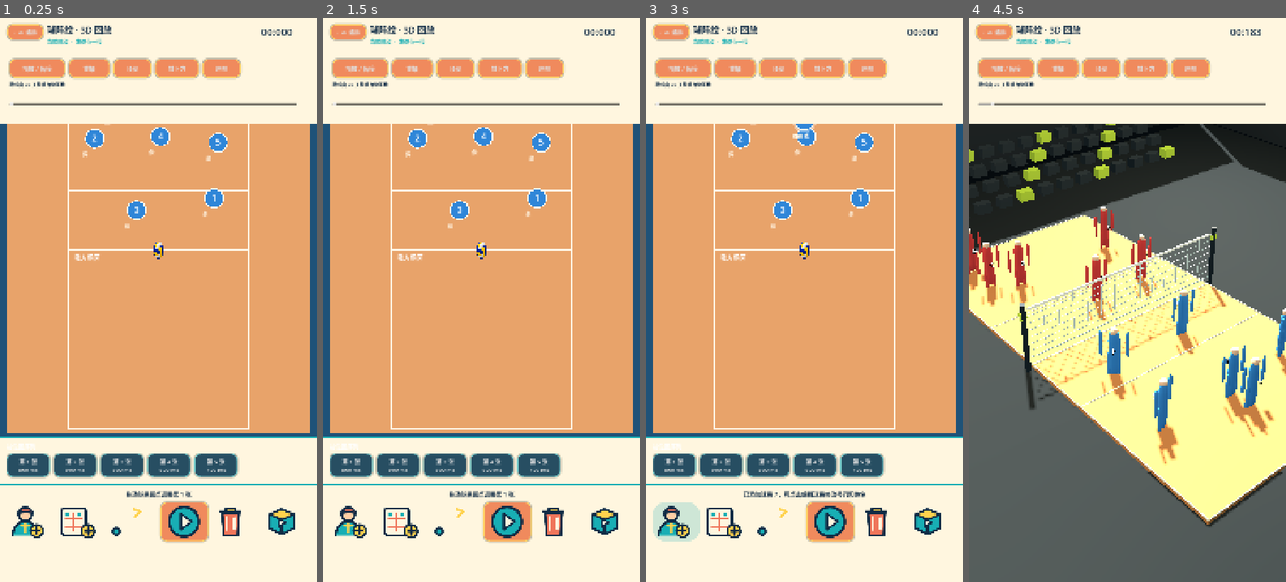
Above: before the commit, frames 1-4 (left to right).
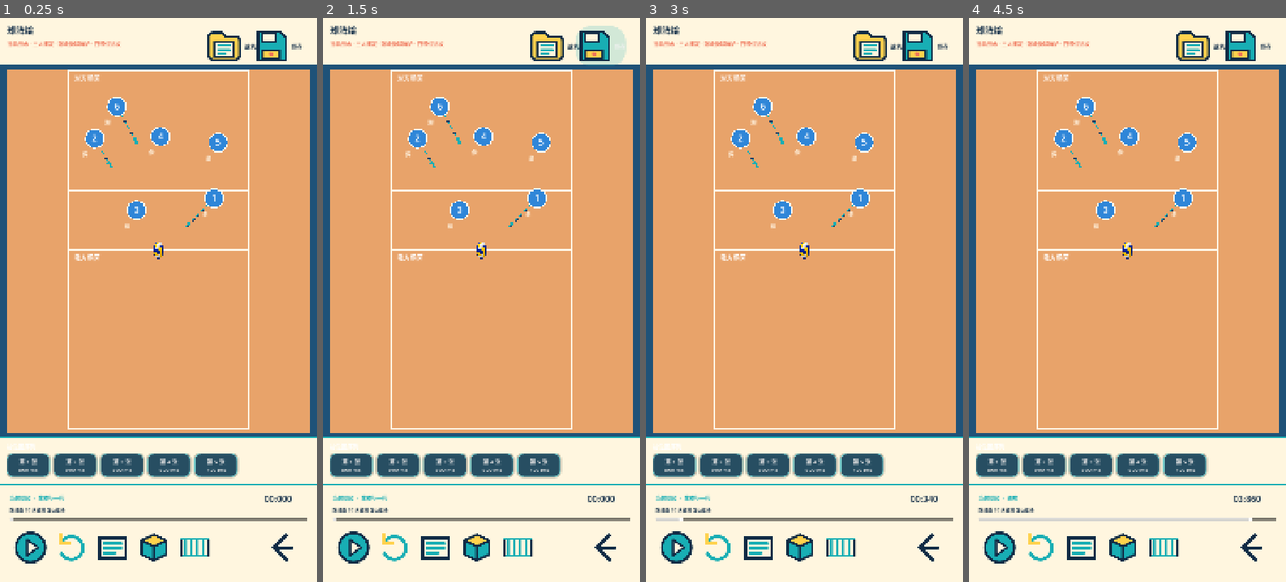
Above: after the commit, the same moments.

Repository: LieerTsuki/volleyball_coach
Game: Godot game, scene res://scenes/main.tscn
Two runs of this game, one before a commit and one after it. Both use one fixed random seed, a clock stepped at 60 frames per second and the inputs below.
Inputs (mouse positions are in pixels of both pictures, inside the frame that each line leads up to; where the layout moved, square brackets give the same spot in the first picture):
- Up to frame 1 (0.25 s): no input
- Up to frame 2 (1.5 s): click "战术库" at 0.5 s; click "保存" at 1.25 s
- Up to frame 3 (3 s): click "保存" at 2 s; click (680, 519) [677, 519] at 2.75 s
- Up to frame 4 (4.5 s): click (1102, 519) at 3.52 s; click (1251, 519) [1254, 519] at 4.25 s

The runs differ from the first frame. In frame 1, 18% of the frame differs, in the area x 0-100%, y 1-97%; in frame 2, 18%; in frame 3, 18%; in frame 4, 94%, in the area x 0-100%, y 1-100%.

Commit message:
fix: simplify tactical playback controls and auto routes

Diff:
--- /dev/null
+++ b/assets/ui/back.svg
@@ -0,0 +1 @@
+<svg xmlns="http://www.w3.org/2000/svg" viewBox="0 0 128 128"><path d="M75 22 33 64l42 42M37 64h58" fill="none" stroke="#102b45" stroke-width="12" stroke-linecap="round" stroke-linejoin="round"/></svg>
--- /dev/null
+++ b/assets/ui/camera_net.svg
@@ -0,0 +1 @@
+<svg xmlns="http://www.w3.org/2000/svg" viewBox="0 0 128 128"><path d="M18 35h92M18 93h92M31 35v58M51 35v58M71 35v58M91 35v58" stroke="#18aeb4" stroke-width="8" stroke-linecap="round"/><path d="M18 35v58M110 35v58" stroke="#102b45" stroke-width="9"/></svg>
--- /dev/null
+++ b/assets/ui/camera_oblique.svg
@@ -0,0 +1 @@
+<svg xmlns="http://www.w3.org/2000/svg" viewBox="0 0 128 128"><path d="m22 40 42-20 42 20-42 20Z" fill="#ffd24d" stroke="#102b45" stroke-width="8" stroke-linejoin="round"/><path d="M22 40v48l42 20V60ZM106 40v48L64 108V60Z" fill="#18aeb4" stroke="#102b45" stroke-width="8" stroke-linejoin="round"/></svg>
--- /dev/null
+++ b/assets/ui/camera_top.svg
@@ -0,0 +1 @@
+<svg xmlns="http://www.w3.org/2000/svg" viewBox="0 0 128 128"><path d="M19 32h90v69H19z" fill="#fff6df" stroke="#102b45" stroke-width="8"/><path d="M34 49h60M34 66h60M34 83h38" stroke="#18aeb4" stroke-width="8" stroke-linecap="round"/></svg>
--- /dev/null
+++ b/assets/ui/restart.svg
@@ -0,0 +1 @@
+<svg xmlns="http://www.w3.org/2000/svg" viewBox="0 0 128 128"><path d="M30 45a39 39 0 1 1-1 39" fill="none" stroke="#18aeb4" stroke-width="11" stroke-linecap="round"/><path d="M26 20v29h29" fill="none" stroke="#ffd24d" stroke-width="11" stroke-linecap="round" stroke-linejoin="round"/></svg>
--- a/scripts/main.gd
+++ b/scripts/main.gd
@@ -23,6 +23,7 @@
 	replay.set_tactic(tactic)
 	replay.visible = false
 	replay.editor_requested.connect(_open_editor)
+	replay.save_requested.connect(_save_tactic)
 
 func _open_replay() -> void:
 	tactic = TacticModels.ensure_frames(tactic)
--- a/scripts/presentation/tactic_editor_2d.gd
+++ b/scripts/presentation/tactic_editor_2d.gd
@@ -14,7 +14,6 @@
 var title_label: Label
 var subtitle_label: Label
 var play_button: Button
-var path_mode_button: Button
 var playing := false
 var status_message := "拖动球员圆点调整站位"
 var library_overlay: PanelContainer
@@ -52,7 +51,7 @@
 	if title_label:
 		title_label.text = "球阵绘"
 	if subtitle_label:
-		subtitle_label.text = "2D 站位编排 · " + str(tactic.get("title", "未命名战术"))
+		subtitle_label.text = "当前战术 · " + str(tactic.get("title", "未命名战术"))
 	_refresh_frame_strip()
 	_update_status("拖动球员圆点调整第 %d 张" % (selected_frame + 1))
 
@@ -75,12 +74,6 @@
 	var header_row := HBoxContainer.new()
 	header_row.add_theme_constant_override("separation", 18)
 	header.add_child(header_row)
-	var app_icon := TextureRect.new()
-	app_icon.texture = load("res://icon.svg")
-	app_icon.custom_minimum_size = Vector2(70, 70)
-	app_icon.expand_mode = TextureRect.EXPAND_IGNORE_SIZE
-	app_icon.stretch_mode = TextureRect.STRETCH_KEEP_ASPECT_CENTERED
-	header_row.add_child(app_icon)
 	var title_box := VBoxContainer.new()
 	title_box.size_flags_horizontal = Control.SIZE_EXPAND_FILL
 	header_row.add_child(title_box)
@@ -113,7 +106,6 @@
 	board.player_moved.connect(_on_player_moved)
 	board.player_selected.connect(_on_player_selected)
 	board.player_double_clicked.connect(_open_player_editor_by_id)
-	board.route_drawn.connect(_on_route_drawn)
 	board.ball_moved.connect(_on_ball_moved)
 
 	var frames_panel := PanelContainer.new()
@@ -150,14 +142,12 @@
 	status_label.add_theme_color_override("font_color", Color("102b45"))
 	toolbar_column.add_child(status_label)
 	var grid := GridContainer.new()
-	grid.columns = 6
+	grid.columns = 5
 	grid.add_theme_constant_override("h_separation", 12)
 	grid.add_theme_constant_override("v_separation", 12)
 	toolbar_column.add_child(grid)
 	grid.add_child(_icon_button("res://assets/ui/player.svg", "增加球员", _add_player))
 	grid.add_child(_icon_button("res://assets/ui/plus_frame.svg", "新增站位图", _next_frame))
-	path_mode_button = _icon_button("res://assets/ui/path.svg", "绘制跑位虚线", _toggle_path_mode)
-	grid.add_child(path_mode_button)
 	play_button = _button("播放 2D", 0, _toggle_play)
 	play_button.icon = load("res://assets/ui/play.svg")
 	play_button.text = ""
@@ -265,12 +255,12 @@
 	_update_status("已选择球员 %s，可拖动调整位置" % player_id)
 
 func _on_player_moved(player_id: String, position: Vector3) -> void:
+	var frames: Array = tactic.get("frames", [])
+	if selected_frame < frames.size():
+		var routes: Dictionary = frames[selected_frame].get("routes", {})
+		routes.erase(player_id)
 	document_changed.emit()
 	_update_status("球员 %s 位置 %.1fm / %.1fm" % [player_id, position.x, position.z])
-
-func _on_route_drawn(player_id: String, points: Array) -> void:
-	document_changed.emit()
-	_update_status("已记录球员 %s 的跑位虚线" % player_id)
 
 func _on_ball_moved(position: Vector3) -> void:
 	document_changed.emit()
@@ -337,15 +327,6 @@
 	play_button.text = ""
 	play_button.tooltip_text = "暂停 2D" if playing else "播放 2D"
 	_update_status("2D 预览已%s" % ("开始" if playing else "暂停"))
-
-func _toggle_path_mode() -> void:
-	if board.selected_player_id.is_empty():
-		_update_status("先点击一名球员，再使用虚线工具")
-		return
-	var enabled := not board.path_mode
-	board.set_path_mode(enabled)
-	path_mode_button.tooltip_text = "结束绘制虚线" if enabled else "绘制跑位虚线"
-	_update_status("正在绘制球员 %s 的跑位虚线" % board.selected_player_id if enabled else "虚线绘制已结束")
 
 func _restart_preview() -> void:
 	playing = true
--- a/scripts/presentation/tactic_replay_3d.gd
+++ b/scripts/presentation/tactic_replay_3d.gd
@@ -2,6 +2,7 @@
 extends Node3D
 
 signal editor_requested
+signal save_requested
 
 var tactic: Dictionary = {}
 var actors: Dictionary = {}
@@ -10,6 +11,7 @@
 var camera: Camera3D
 var hud: CanvasLayer
 var phase_label: Label
+var tactic_title_label: Label
 var time_label: Label
 var timeline: HSlider
 var playing := false
@@ -24,6 +26,8 @@
 
 func set_tactic(value: Dictionary) -> void:
 	tactic = TacticModels.ensure_frames(value)
+	if tactic_title_label:
+		tactic_title_label.text = "当前战术 · " + str(tactic.get("title", "未命名战术"))
 	duration_ms = FrameInterpolator.total_duration(tactic)
 	time_ms = clampf(time_ms, 0.0, float(duration_ms))
 	if is_inside_tree():
@@ -32,7 +36,7 @@
 func _process(delta: float) -> void:
 	if not visible or not playing:
 		return
-	time_ms += delta * 1000.0
+	time_ms += delta * 1000.0 * 0.65
 	if time_ms >= duration_ms:
 		time_ms = 0.0
 	_apply_at(roundi(time_ms))
@@ -117,56 +121,55 @@
 	var top_panel := ColorRect.new()
 	top_panel.color = Color("fff6df")
 	top_panel.position = Vector2(0, 0)
-	top_panel.size = Vector2(1080, 112)
+	top_panel.size = Vector2(1080, 154)
 	hud.add_child(top_panel)
 	var title := Label.new()
-	title.text = "球阵绘 · 3D 回放"
-	title.position = Vector2(160, 20)
+	title.text = "球阵绘"
+	title.position = Vector2(24, 22)
 	title.add_theme_font_size_override("font_size", 30)
 	title.add_theme_color_override("font_color", Color("102b45"))
 	hud.add_child(title)
-	var back_button := Button.new()
-	back_button.text = "‹ 2D 编排"
-	back_button.position = Vector2(24, 24)
-	back_button.size = Vector2(124, 52)
-	back_button.add_theme_font_size_override("font_size", 18)
-	back_button.add_theme_stylebox_override("normal", _button_style(Color("f08a5d"), Color("ffd166")))
-	back_button.add_theme_stylebox_override("hover", _button_style(Color("ff9f68"), Color("fff0a8")))
-	back_button.pressed.connect(func(): editor_requested.emit())
-	hud.add_child(back_button)
+	tactic_title_label = Label.new()
+	tactic_title_label.text = "当前战术 · 未命名战术"
+	tactic_title_label.position = Vector2(24, 76)
+	tactic_title_label.add_theme_font_size_override("font_size", 18)
+	tactic_title_label.add_theme_color_override("font_color", Color("ef755a"))
+	hud.add_child(tactic_title_label)
+	hud.add_child(_make_header_button("res://assets/ui/library.svg", "战术库", Vector2(700, 30), Vector2(150, 72), func(): editor_requested.emit()))
+	hud.add_child(_make_header_button("res://assets/ui/save.svg", "保存", Vector2(860, 30), Vector2(130, 72), func(): save_requested.emit()))
+	var control_panel := ColorRect.new()
+	control_panel.color = Color("fff6df")
+	control_panel.position = Vector2(0, 1605)
+	control_panel.size = Vector2(1080, 315)
+	hud.add_child(control_panel)
 	phase_label = Label.new()
-	phase_label.position = Vector2(160, 68)
+	phase_label.position = Vector2(32, 1620)
 	phase_label.add_theme_font_size_override("font_size", 18)
 	phase_label.add_theme_color_override("font_color", Color("18aeb4"))
 	hud.add_child(phase_label)
 	time_label = Label.new()
-	time_label.position = Vector2(890, 26)
-	time_label.add_theme_font_size_override("font_size", 34)
+	time_label.position = Vector2(900, 1616)
+	time_label.add_theme_font_size_override("font_size", 30)
 	time_label.add_theme_color_override("font_color", Color("102b45"))
 	hud.add_child(time_label)
-
-	var control_panel := ColorRect.new()
-	control_panel.color = Color("fff6df")
-	control_panel.position = Vector2(0, 112)
-	control_panel.size = Vector2(1080, 252)
-	hud.add_child(control_panel)
-	var replay_button := _make_button("播放 / 暂停", Vector2(32, 142), Vector2(190, 64), _toggle_play)
-	var restart_button := _make_button("重播", Vector2(234, 142), Vector2(140, 64), _restart)
-	var top_button := _make_button("顶视", Vector2(386, 142), Vector2(130, 64), func(): _set_camera("top"))
-	var oblique_button := _make_button("斜上方", Vector2(528, 142), Vector2(150, 64), func(): _set_camera("oblique"))
-	var net_button := _make_button("网侧", Vector2(690, 142), Vector2(130, 64), func(): _set_camera("net"))
 	var speed_label := Label.new()
 	speed_label.text = "路线由 2D 关键帧自动驱动"
-	speed_label.position = Vector2(32, 216)
+	speed_label.position = Vector2(32, 1662)
 	speed_label.add_theme_color_override("font_color", Color("102b45"))
 	speed_label.add_theme_font_size_override("font_size", 16)
 	hud.add_child(speed_label)
 	timeline = HSlider.new()
-	timeline.position = Vector2(32, 278)
-	timeline.size = Vector2(980, 34)
+	timeline.position = Vector2(32, 1692)
+	timeline.size = Vector2(1016, 30)
 	timeline.step = 10.0
 	timeline.value_changed.connect(_on_timeline_changed)
 	hud.add_child(timeline)
+	hud.add_child(_make_icon_button("res://assets/ui/play.svg", "播放 / 暂停", Vector2(40, 1735), _toggle_play))
+	hud.add_child(_make_icon_button("res://assets/ui/restart.svg", "重播", Vector2(180, 1735), _restart))
+	hud.add_child(_make_icon_button("res://assets/ui/camera_top.svg", "顶视", Vector2(320, 1735), func(): _set_camera("top")))
+	hud.add_child(_make_icon_button("res://assets/ui/camera_oblique.svg", "斜上方", Vector2(460, 1735), func(): _set_camera("oblique")))
+	hud.add_child(_make_icon_button("res://assets/ui/camera_net.svg", "网侧", Vector2(600, 1735), func(): _set_camera("net")))
+	hud.add_child(_make_icon_button("res://assets/ui/back.svg", "返回 2D 编排", Vector2(900, 1735), func(): editor_requested.emit()))
 
 func _make_button(text: String, position: Vector2, button_size: Vector2, callback: Callable) -> Button:
 	var button := Button.new()
@@ -180,6 +183,41 @@
 	button.pressed.connect(callback)
 	hud.add_child(button)
 	return button
+
+func _make_header_button(icon_path: String, text: String, position: Vector2, button_size: Vector2, callback: Callable) -> Button:
+	var button := Button.new()
+	button.icon = load(icon_path)
+	button.text = text
+	button.position = position
+	button.size = button_size
+	button.add_theme_font_size_override("font_size", 18)
+	button.add_theme_color_override("font_color", Color("102b45"))
+	button.add_theme_stylebox_override("normal", StyleBoxEmpty.new())
+	button.add_theme_stylebox_override("hover", _icon_hover_style(Color(0.12, 0.68, 0.71, 0.2)))
+	button.add_theme_stylebox_override("pressed", _icon_hover_style(Color(0.94, 0.47, 0.36, 0.3)))
+	button.pressed.connect(callback)
+	return button
+
+func _make_icon_button(icon_path: String, tooltip: String, position: Vector2, callback: Callable) -> Button:
+	var button := Button.new()
+	button.icon = load(icon_path)
+	button.position = position
+	button.size = Vector2(104, 104)
+	button.tooltip_text = tooltip
+	button.add_theme_stylebox_override("normal", StyleBoxEmpty.new())
+	button.add_theme_stylebox_override("hover", _icon_hover_style(Color(0.12, 0.68, 0.71, 0.2)))
+	button.add_theme_stylebox_override("pressed", _icon_hover_style(Color(0.94, 0.47, 0.36, 0.3)))
+	button.pressed.connect(callback)
+	return button
+
+func _icon_hover_style(background: Color) -> StyleBoxFlat:
+	var style := StyleBoxFlat.new()
+	style.bg_color = background
+	style.corner_radius_top_left = 52
+	style.corner_radius_top_right = 52
+	style.corner_radius_bottom_left = 52
+	style.corner_radius_bottom_right = 52
+	return style
 
 func _button_style(background: Color, border: Color) -> StyleBoxFlat:
 	var style := StyleBoxFlat.new()
--- a/scripts/presentation/vertical_court_board.gd
+++ b/scripts/presentation/vertical_court_board.gd
@@ -4,7 +4,6 @@
 signal player_moved(player_id: String, position: Vector3)
 signal player_selected(player_id: String)
 signal player_double_clicked(player_id: String)
-signal route_drawn(player_id: String, points: Array)
 signal ball_moved(position: Vector3)
 
 var tactic: Dictionary = {}
@@ -12,9 +11,6 @@
 var selected_player_id := ""
 var dragged_player_id := ""
 var playback_time_ms := -1
-var path_mode := false
-var drawing_path := false
-var current_path: Array[Vector3] = []
 var court_layout := VerticalCourtLayout.new()
 var court_rect := Rect2()
 var last_tap_player_id := ""
@@ -38,12 +34,6 @@
 
 func set_playback_time(time_ms: int) -> void:
 	playback_time_ms = time_ms
-	queue_redraw()
-
-func set_path_mode(enabled: bool) -> void:
-	path_mode = enabled
-	drawing_path = false
-	current_path.clear()
 	queue_redraw()
 
 func _refresh_layout() -> void:
@@ -67,26 +57,43 @@
 	_draw_players()
 
 func _draw_routes() -> void:
-	if tactic.get("frames", []).is_empty():
-		return
-	var frame: Dictionary = tactic.get("frames", [])[frame_index]
+	var frames: Array = tactic.get("frames", [])
+	if frames.size() < 2 or frame_index >= frames.size() - 1:
+		return
+	var frame: Dictionary = frames[frame_index]
+	var next_frame: Dictionary = frames[frame_index + 1]
 	var routes: Dictionary = frame.get("routes", {})
-	for player_id in routes.keys():
-		var points: Array = routes[player_id]
-		_draw_route_points(points, Color("173b66") if str(player_id) == selected_player_id else Color("284e73"))
-	if drawing_path and current_path.size() > 1:
-		_draw_route_points(current_path, Color("ef755a"))
+	for player in tactic.get("players", []):
+		var player_id := str(player.get("id", ""))
+		var start := FrameInterpolator.position_in_frame(frame, player_id)
+		var end := FrameInterpolator.position_in_frame(next_frame, player_id)
+		var points: Array = routes.get(player_id, [])
+		if points.size() < 2 and start.distance_to(end) > 0.05:
+			points = [{"x": start.x, "z": start.z}, {"x": end.x, "z": end.z}]
+		var color := Color("ef755a") if player_id == selected_player_id else Color("18aeb4")
+		_draw_route_points(points, color)
+	var ball_start := _court_ball_position(frame)
+	var ball_end := _court_ball_position(next_frame)
+	if ball_start.distance_to(ball_end) > 0.05:
+		_draw_route_points([{"x": ball_start.x, "z": ball_start.z}, {"x": ball_end.x, "z": ball_end.z}], Color("ffd24d"))
 
 func _draw_route_points(points: Array, color: Color) -> void:
 	if points.size() < 2:
 		return
+	var first := _route_point_to_screen(points[0])
+	draw_circle(first, 5.0, Color("fff6df"))
 	for index in range(points.size() - 1):
 		var start := _route_point_to_screen(points[index])
 		var end := _route_point_to_screen(points[index + 1])
-		draw_dashed_line(start, end, color, 5.0, 11.0)
-		var direction := (end - start).normalized()
+		draw_dashed_line(start, end, Color("173b66"), 7.0, 12.0)
+		draw_dashed_line(start, end, color, 3.0, 12.0)
+	var final_end := _route_point_to_screen(points[points.size() - 1])
+	var previous := _route_point_to_screen(points[points.size() - 2])
+	var direction := (final_end - previous).normalized()
+	if direction.length() > 0.01:
 		var side := Vector2(-direction.y, direction.x)
-		draw_colored_polygon(PackedVector2Array([end, end - direction * 16.0 + side * 7.0, end - direction * 16.0 - side * 7.0]), color)
+		draw_colored_polygon(PackedVector2Array([final_end, final_end - direction * 18.0 + side * 8.0, final_end - direction * 18.0 - side * 8.0]), color)
+	draw_circle(final_end, 5.0, color)
 
 func _route_point_to_screen(point: Variant) -> Vector2:
 	var value: Dictionary = point if point is Dictionary else {"x": point.x, "z": point.z}
@@ -146,13 +153,6 @@
 	if tactic.get("frames", []).is_empty():
 		return
 	var frame: Dictionary = tactic.get("frames", [])[frame_index]
-	if path_mode:
-		if selected_player_id.is_empty():
-			return
-		drawing_path = true
-		current_path = [_screen_to_world(screen_position)]
-		queue_redraw()
-		return
 	var hit_radius := clampf(court_rect.size.x * 0.052, 30.0, 48.0) + 30.0
 	var ball_position := _court_ball_position(frame)
 	if ball_position.distance_to(_screen_to_world(screen_position)) <= 0.6:
@@ -176,10 +176,6 @@
 func _drag_player(screen_position: Vector2) -> void:
 	if not court_rect.has_point(screen_position) or tactic.get("frames", []).is_empty():
 		return
-	if path_mode and drawing_path:
-		current_path.append(_screen_to_world(screen_position))
-		queue_redraw()
-		return
 	if dragged_player_id.is_empty():
 		return
 	var frame: Dictionary = tactic.get("frames", [])[frame_index]
@@ -195,24 +191,6 @@
 	queue_redraw()
 
 func _finish_interaction() -> void:
-	if path_mode and drawing_path and current_path.size() > 1 and not selected_player_id.is_empty():
-		var frames: Array = tactic.get("frames", [])
-		var frame: Dictionary = frames[frame_index]
-		var routes: Dictionary = frame.get("routes", {})
-		var serialized: Array = []
-		var start := FrameInterpolator.position_in_frame(frame, selected_player_id)
-		serialized.append({"x": start.x, "z": start.z})
-		var step: int = maxi(1, int(current_path.size() / 16))
-		for index in range(0, current_path.size(), step):
-			var point: Vector3 = current_path[index]
-			serialized.append({"x": point.x, "z": point.z})
-		var next_frame: Dictionary = frames[mini(frame_index + 1, frames.size() - 1)]
-		var target := FrameInterpolator.position_in_frame(next_frame, selected_player_id)
-		serialized.append({"x": target.x, "z": target.z})
-		routes[selected_player_id] = serialized
-		route_drawn.emit(selected_player_id, serialized)
-	current_path.clear()
-	drawing_path = false
 	dragged_player_id = ""
 	queue_redraw()
 
